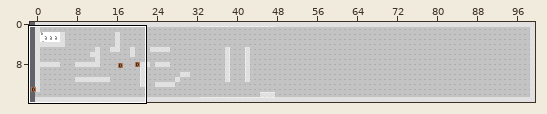
Tiled map (JSON): Assets/levels/testMap.json. The picture above shows the old version from afar; the outline marks the close-up.
Close-up. Earlier state:
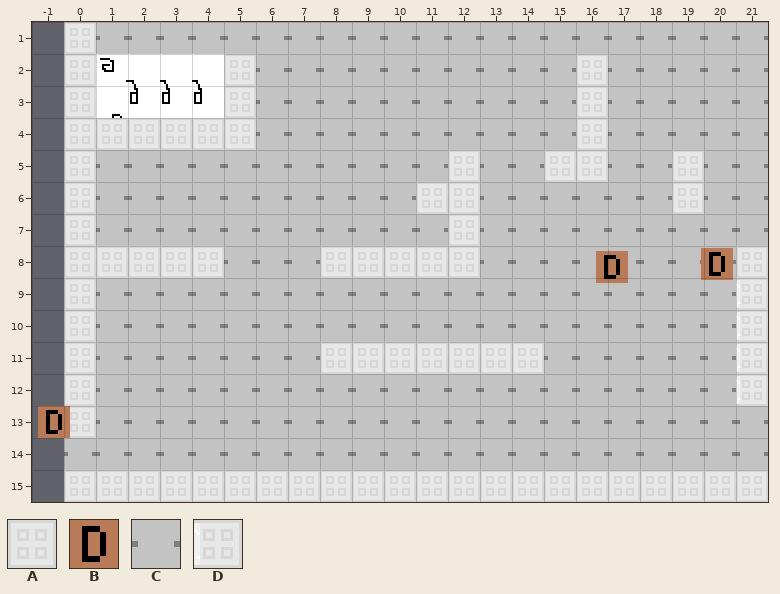
Cells are 16x16 px. Shown: x -1..21, y 1..15. The commit also changed other parts of the map, which this record leaves out.
Key: from "test": A 0, B 1, C 3, D 5.
_ is an empty cell, # one hidden under a higher layer.
Objects are placed by their top-left corner, in cells (3,4 is the top-left corner of cell 3,4); size is 1x1 cell unless given.
Layers that did not change in this view are not listed.
Layer "main" before, first column x -1:
 1 _ACCCCCCCCCCCCCCCCCCCCC
 2 _A####ACCCCCCCCCCACCCCC
 3 _A####ACCCCCCCCCCACCCCC
 4 _AAAAAACCCCCCCCCCACCCCC
 5 _ACCCCCCCCCCCACCAACCACC
 6 _ACCCCCCCCCCAACCCCCCACC
 7 _ACCCCCCCCCCCACCCCCCCCC
 8 _AAAAACCCAAAAACCCCCCCCA
 9 _ACCCCCCCCCCCCCCCCCCCCD
10 _ACCCCCCCCCCCCCCCCCCCCD
11 _ACCCCCCCAAAAAAACCCCCCD
12 _ACCCCCCCCCCCCCCCCCCCCD
13 _ACCCCCCCCCCCCCCCCCCCCC
14 _CCCCCCCCCCCCCCCCCCCCCC
15 _AAAAAAAAAAAAAAAAAAAAAA
Objects on layer "Calque d'objets 1" before:
B "LaserSpawnerB" at 19.9,8.1
B "LaserSpawnerA" at 16.6,8.1
B "Door" at -0.8,13
Once edited:
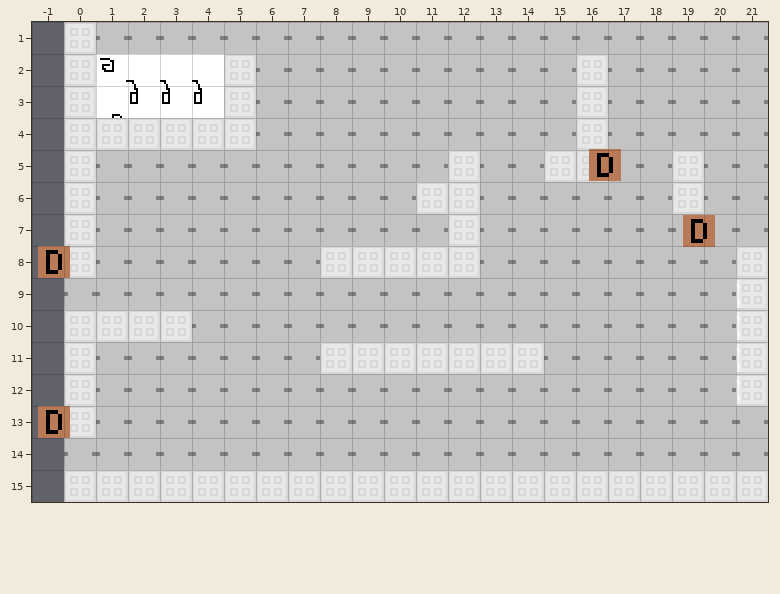
Changes in this commit:
Changed rows in their new state; . is an unchanged cell.
Layer "main":
first column x 0:
 8 .CCCC
 9 C....
10 .AAA.
Layer "Calque d'objets 1":
changed: B "LaserSpawnerB" at 19.9,8.1 -> B "LaserSpawnerB" at 16.4,5
added: B "LaserSpawnerC" at 19.4,7
added: B "Door2" at -0.8,8
changed: B "LaserSpawnerA" at 16.6,8.1 -> outside this view
Changed places in both close-ups, as pixel boxes (x1, y1, x2, y2):
new place: (589, 149, 621, 181)
changed: (683, 215, 733, 280)
changed: (38, 246, 224, 342)
old place: (596, 251, 628, 283)
